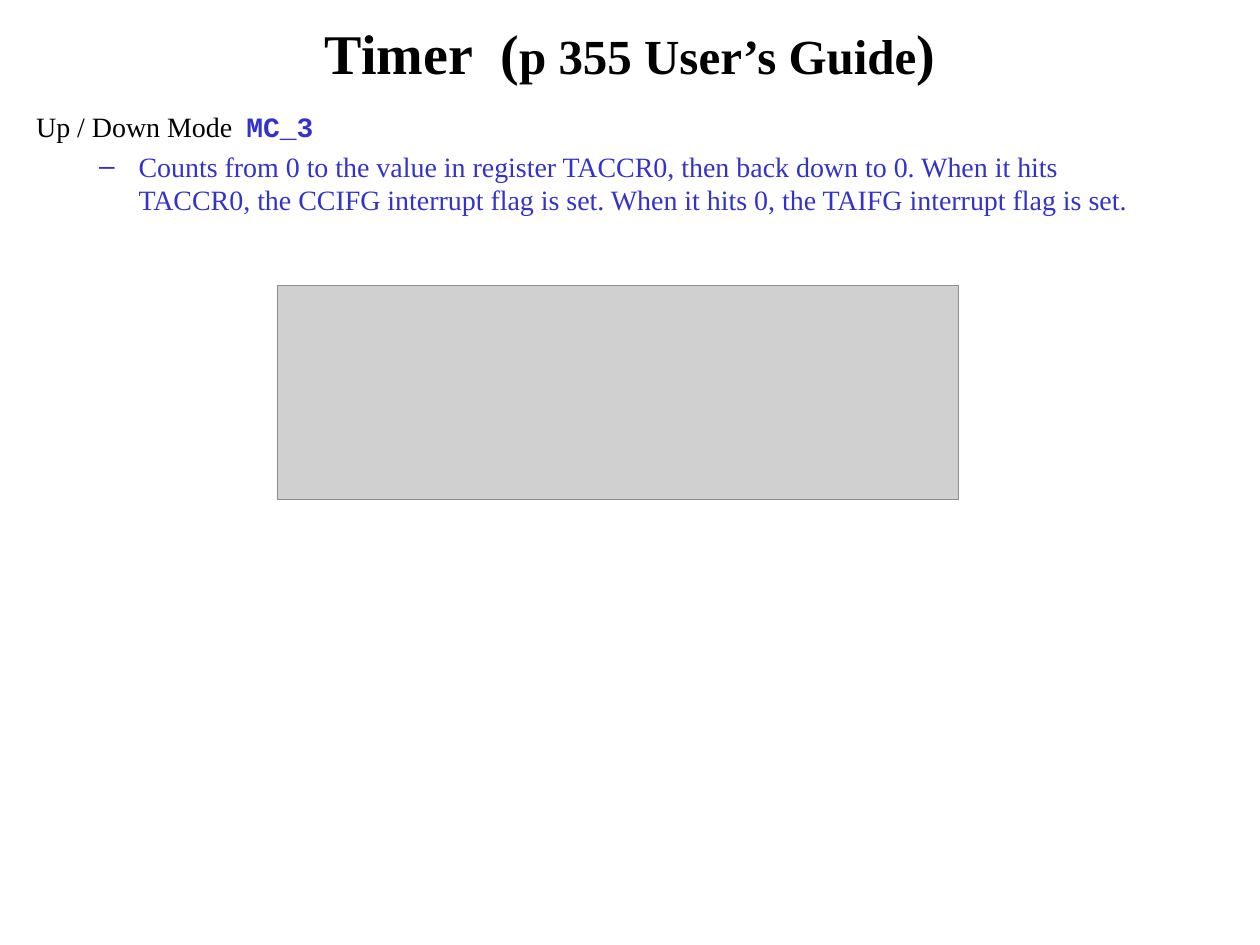
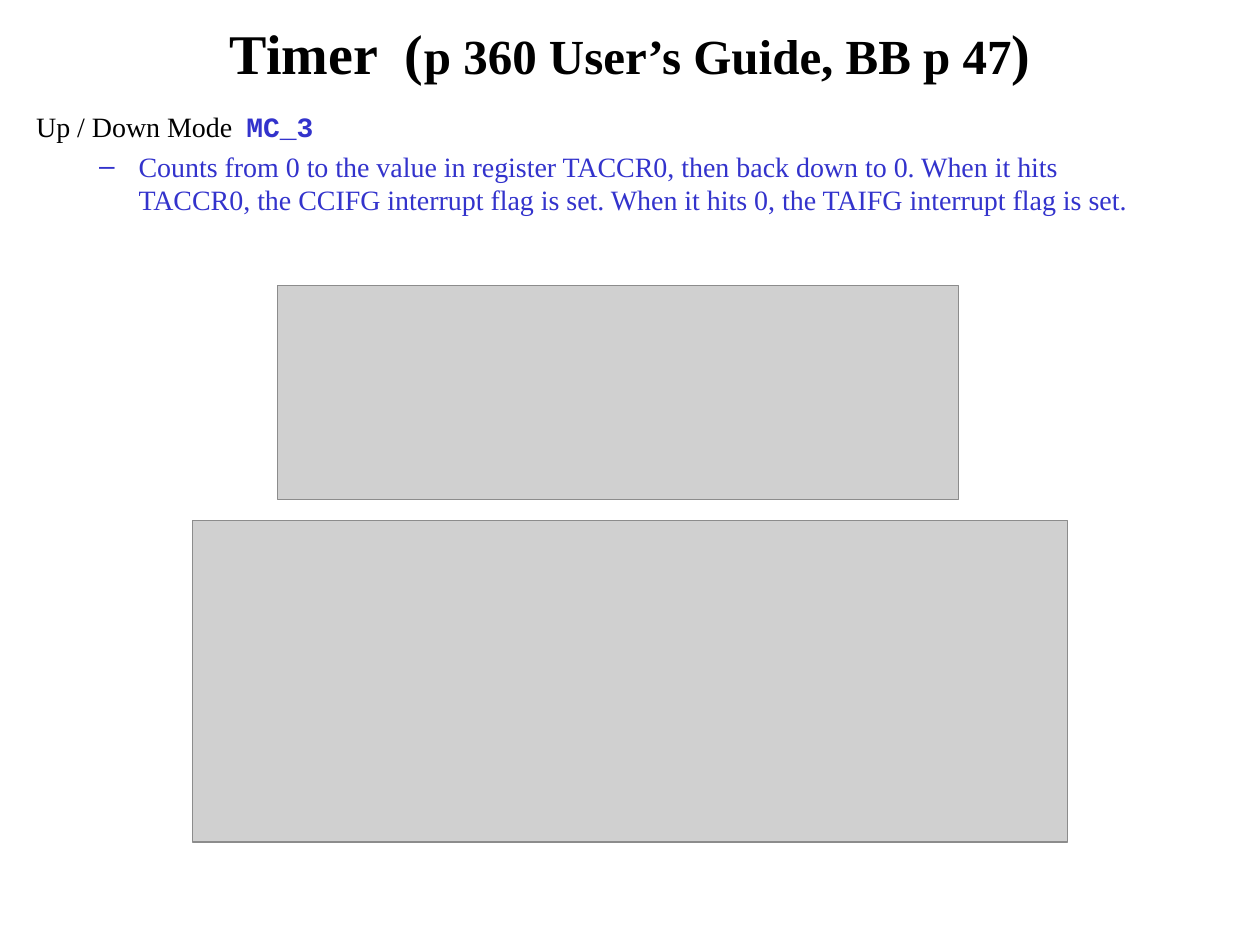
Before and after one commit to pw4rn3r/ECE382, a slide deck: slide 13 of notes/L25/Lsn25.pptx (slide 12 before the commit). Drawn at 1260x945 pixels with LibreOffice and Linux fonts; fonts in the diff are those of the drawing; grey boxes stand for pictures. Boxes give left, top, right and bottom in pixels: in the first picture for what was removed or moved away, otherwise in the second. Text is boxed around its words. In the diff, an @@ line names an element or a change of style, - is before the commit and + after.

```diff
--- a/notes/L25/Lsn25.pptx
+++ b/notes/L25/Lsn25.pptx
@@ title at <box>230,35,1012,84</box>: text changed @@
-Timer (p 355 User’s Guide)
+Timer (p 360 User’s Guide, BB p 47)
@@ picture added at <box>193,520,1068,842</box> @@
```
Also in this commit, not shown: 19 other slides changed, 16 slides added, 4 slides removed.
